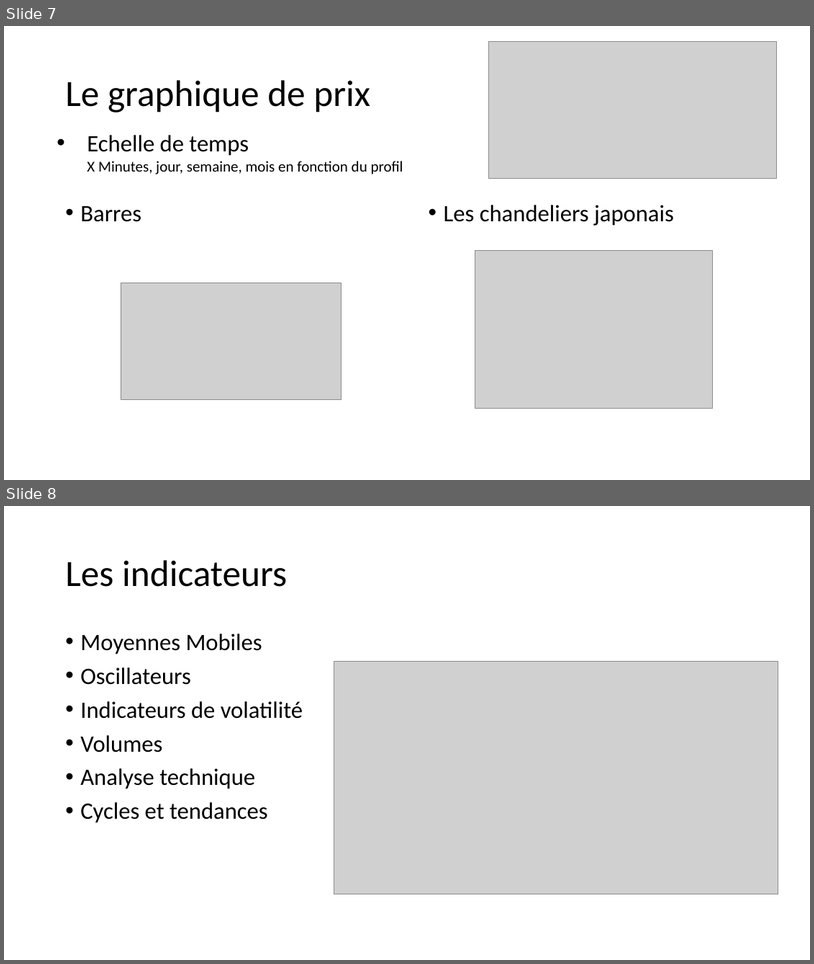
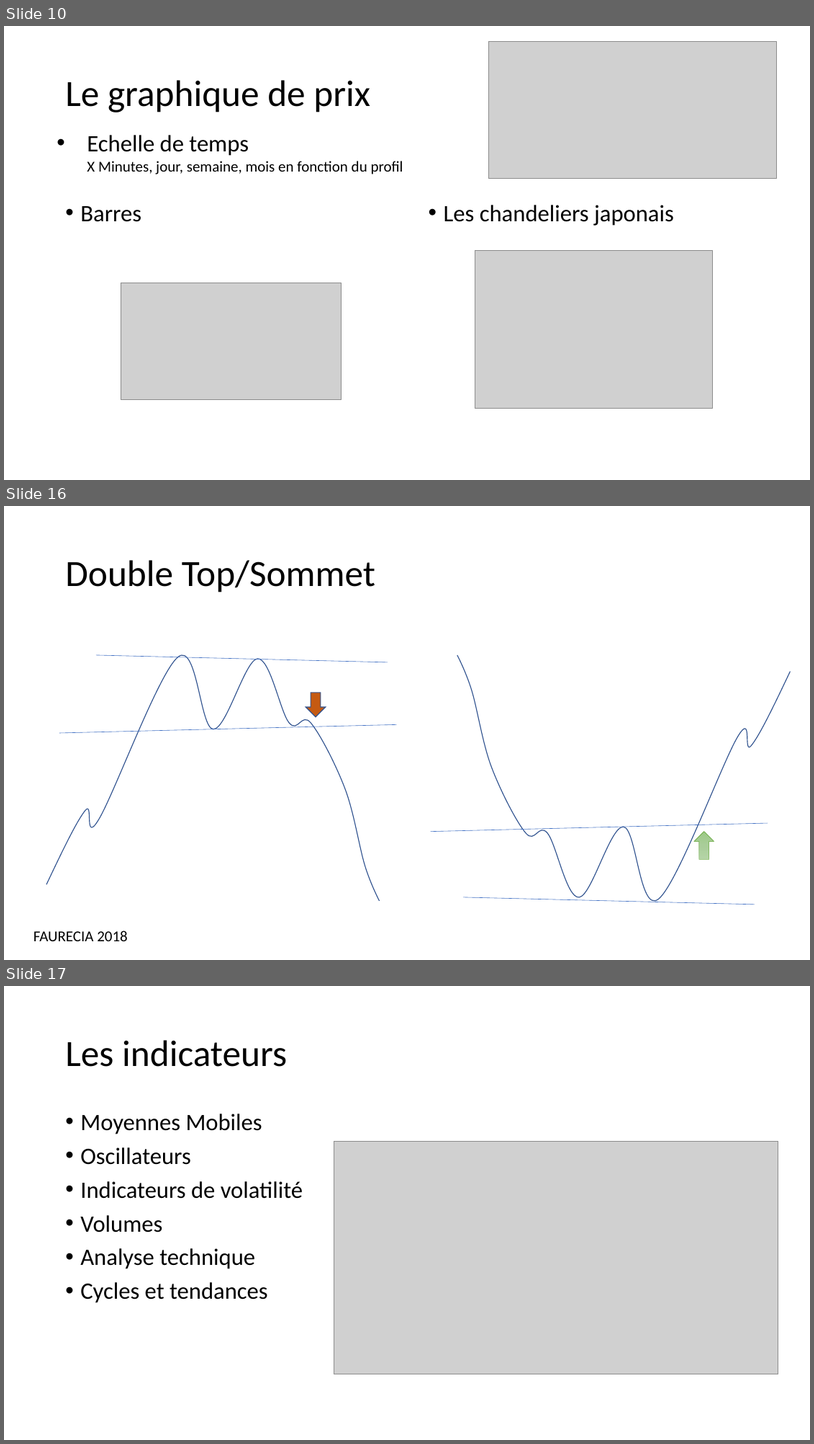
Before and after one commit to dadelcarbo/UltimateChartistRoot, a slide deck: Formation/Formation Bourse.pptx. Shown one above the other, each under a label of ours: slides 7 and 8 before the commit, slides 10, 16 and 17 after it; the slides between them are not shown. The pictures are 814x964 and 814x1444 pixels, drawn with LibreOffice and Linux fonts; fonts in the diff are those of the drawing; grey boxes stand for pictures. Boxes give left, top, right and bottom in pixels: in the first picture for what was removed or moved away, otherwise in the second. Text is boxed around its words. In the diff, an @@ line names an element or a change of style, - is before the commit and + after.

```diff
--- a/Formation/Formation Bourse.pptx
+++ b/Formation/Formation Bourse.pptx
@@ slide 16 added at <box>4,506,810,960</box>, background #FFFFFF @@
@@ title added at <box>65,560,376,592</box>, 44 pt, text #000000 @@
+Double Top/Sommet
@@ freeform shape added at <box>46,655,380,901</box>, outline #325491 1 pt @@
@@ line added from (96, 655) to (388, 662), #4472C4 0.5 pt @@
@@ freeform shape added at <box>458,655,791,901</box>, outline #325491 1 pt @@
@@ down arrow added at <box>306,692,326,716</box>, fill #C55A11, outline #325491 1 pt @@
@@ line added from (59, 733) to (396, 724), #4472C4 0.5 pt @@
@@ line added from (431, 831) to (768, 823), #4472C4 0.5 pt @@
@@ down arrow added at <box>695,831,715,860</box>, fill gradient #B5D5A7 to #AACE9A to #9CC987, outline #70AD47 0.5 pt @@
@@ line added from (464, 897) to (756, 904), #4472C4 0.5 pt @@
@@ text added at <box>34,930,128,941</box>, 18 pt, text #000000 @@
+FAURECIA 2018
@@ what was slide 7 is now slide 10 @@
@@ what was slide 8 is now slide 17 @@
```
Also in this commit, not shown: 12 other slides added, 1 slide removed, 7 other files.
